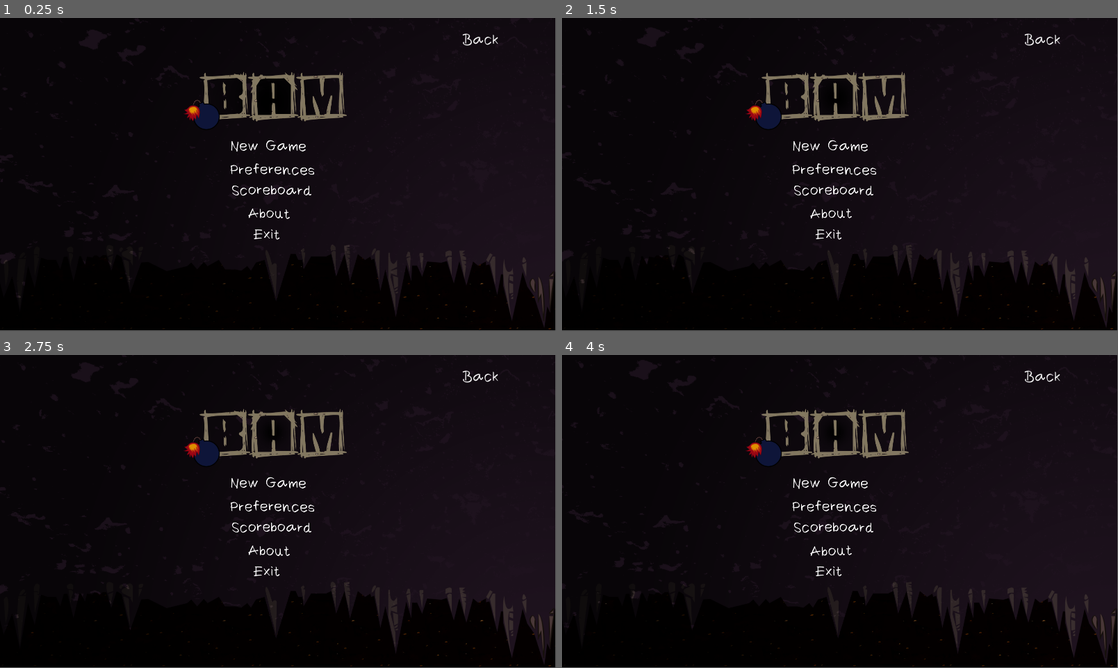
Above: before the commit, frames 1-4 (two rows, left to right).
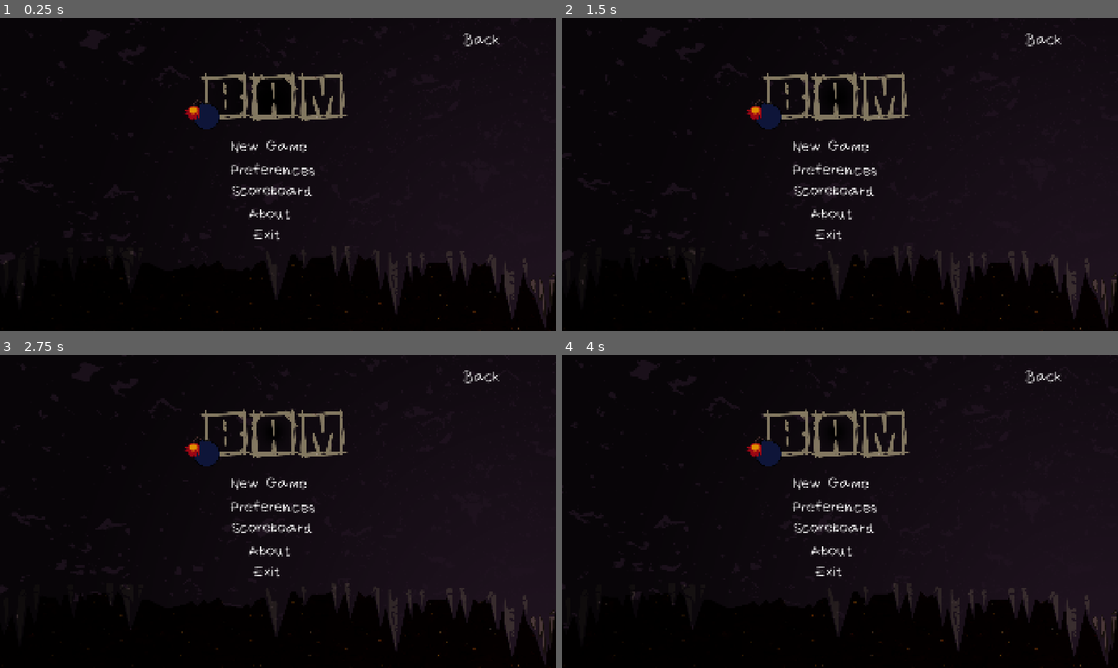
Above: after the commit, the same moments.

Repository: Trickylady/BAM
Game: Godot game, scene res://menu.tscn
The game is run twice, just before and just after one commit, with the same random seed, the same clock (stepped at 60 frames per second) and the same inputs.
Inputs (mouse positions are in pixels of both pictures, inside the frame that each line leads up to):
- Up to frame 1 (0.25 s): no input
- Up to frame 2 (1.5 s): click "[color=white][wave amp=20 fre…" (after the commit: "[center][wave]About [/wave][/…") at 0.5 s; move the mouse to (962, 158) at 1.27 s
- Up to frame 3 (2.75 s): move the mouse to (166, 527) at 2.02 s
- Up to frame 4 (4 s): move the mouse to (895, 442) at 2.77 s; move the mouse to (812, 574) at 3.52 s
In our replay, the window is 799x449 before the commit and 800x450 after it. These sizes can differ from the game's own. Grey fills any space a smaller window leaves; there, only what the larger window draws over its background counts as a difference.

The runs differ from the first frame. In frame 1, 2.0% of the frame differs, in the area x 0-100%, y 4-100%; in frame 2, 2.0%; in frame 3, 2.0%; in frame 4, 2.0%, in the area x 0-100%, y 0-100%.
Error after the commit: Parse Error: Too few arguments for "update_label_color()" call. Expected at least 2 but received 1. (res://menulist.gd:8)

Commit message:
more stuff + menu

Diff:
--- a/menu.tscn
+++ b/menu.tscn
@@ -8,7 +8,7 @@
 [ext_resource type="Texture2D" uid="uid://bsvt1jv36bvdt" path="res://logo3.png" id="5_iqepy"]
 [ext_resource type="Texture2D" uid="uid://bfjii4j85iyxi" path="res://logo4.png" id="6_h1wq0"]
 [ext_resource type="FontFile" uid="uid://dwjvb2dyal3gh" path="res://ComicaRegular.otf" id="7_ecwwl"]
-[ext_resource type="Script" uid="uid://ts7qcjrm0yfm" path="res://b_about.gd" id="9_iqepy"]
+[ext_resource type="Script" uid="uid://b8ur2jaacwchh" path="res://menulist.gd" id="9_nrnbx"]
 
 [sub_resource type="SpriteFrames" id="SpriteFrames_dwrpx"]
 animations = [{
@@ -53,6 +53,21 @@
 [sub_resource type="Theme" id="Theme_nrnbx"]
 default_font = ExtResource("7_ecwwl")
 default_font_size = 50
+
+[sub_resource type="Animation" id="Animation_ecwwl"]
+length = 0.001
+tracks/0/type = "value"
+tracks/0/imported = false
+tracks/0/enabled = true
+tracks/0/path = NodePath("Menuoverlay:position")
+tracks/0/interp = 1
+tracks/0/loop_wrap = true
+tracks/0/keys = {
+"times": PackedFloat32Array(0),
+"transitions": PackedFloat32Array(1),
+"update": 0,
+"values": [Vector2(0, 0)]
+}
 
 [sub_resource type="Animation" id="Animation_l48gv"]
 resource_name = "menumovement"
@@ -71,21 +86,6 @@
 "values": [Vector2(0, 0), Vector2(-1920, -1080), Vector2(0, 0)]
 }
 
-[sub_resource type="Animation" id="Animation_ecwwl"]
-length = 0.001
-tracks/0/type = "value"
-tracks/0/imported = false
-tracks/0/enabled = true
-tracks/0/path = NodePath("Menuoverlay:position")
-tracks/0/interp = 1
-tracks/0/loop_wrap = true
-tracks/0/keys = {
-"times": PackedFloat32Array(0),
-"transitions": PackedFloat32Array(1),
-"update": 0,
-"values": [Vector2(0, 0)]
-}
-
 [sub_resource type="AnimationLibrary" id="AnimationLibrary_kk3ma"]
 _data = {
 &"RESET": SubResource("Animation_ecwwl"),
@@ -134,6 +134,7 @@
 [/wave][/center]"
 
 [node name="Menulist" type="Node2D" parent="."]
+script = ExtResource("9_nrnbx")
 
 [node name="BAbout" type="Button" parent="Menulist"]
 offset_left = 782.0
@@ -145,7 +146,6 @@
 theme_override_styles/hover = SubResource("StyleBoxEmpty_h1wq0")
 theme_override_styles/disabled = SubResource("StyleBoxEmpty_dwrpx")
 theme_override_styles/focus = SubResource("StyleBoxEmpty_g7jxm")
-script = ExtResource("9_iqepy")
 
 [node name="TAbout" type="RichTextLabel" parent="Menulist/BAbout"]
 layout_mode = 0
@@ -204,8 +204,3 @@
 &"": SubResource("AnimationLibrary_kk3ma")
 }
 autoplay = "menumovement"
-
-[connection signal="button_up" from="Menulist/BAbout" to="Menulist/BAbout" method="_on_button_up"]
-[connection signal="mouse_entered" from="Menulist/BAbout" to="Menulist/BAbout" method="_on_mouse_entered"]
-[connection signal="mouse_exited" from="Menulist/BAbout" to="Menulist/BAbout" method="_on_mouse_exited"]
-[connection signal="pressed" from="Menulist/BAbout" to="Menulist/BAbout" method="_on_pressed"]
--- a/b_about.gd
+++ b/menulist.gd
@@ -1,22 +1,20 @@
-extends Button
+extends Node2D
 
-@onready var label = $TAbout
-
-var base_text := "About"
-var hover_color := "#6c098c"
+var buttons : Array[Button]
+var hover_color := "#4b294b"
 var pressed_color := "#4b6d5f"
 
 func _ready():
 	update_label_color("white")
+	get_all_buttons()
 
-func _on_Button_pressed():
-	update_label_color(pressed_color)
+func get_all_buttons():
+	for child in get_children():
+		if child is Button:
+			buttons.append(child)
 
-func update_label_color(color: String):
+func update_label_color(color: String, label):
 	label.text = "[color=%s][wave amp=20 freq=7]%s[/wave][/color]" % [color, base_text]
-
-func _on_button_up() -> void:
-	update_label_color("white")
 
 func _on_pressed() -> void:
 	update_label_color(pressed_color)
--- a/project.godot
+++ b/project.godot
@@ -19,3 +19,4 @@
 
 window/size/viewport_width=1920
 window/size/viewport_height=1080
+window/stretch/mode="canvas_items"
Not shown, removed: b_about.gd.uid
Not shown, added: crystal.png.import
Not shown, added: menulist.gd.uid
Binary file added: pot of gold.png
Not shown, added: pot of gold.png.import
